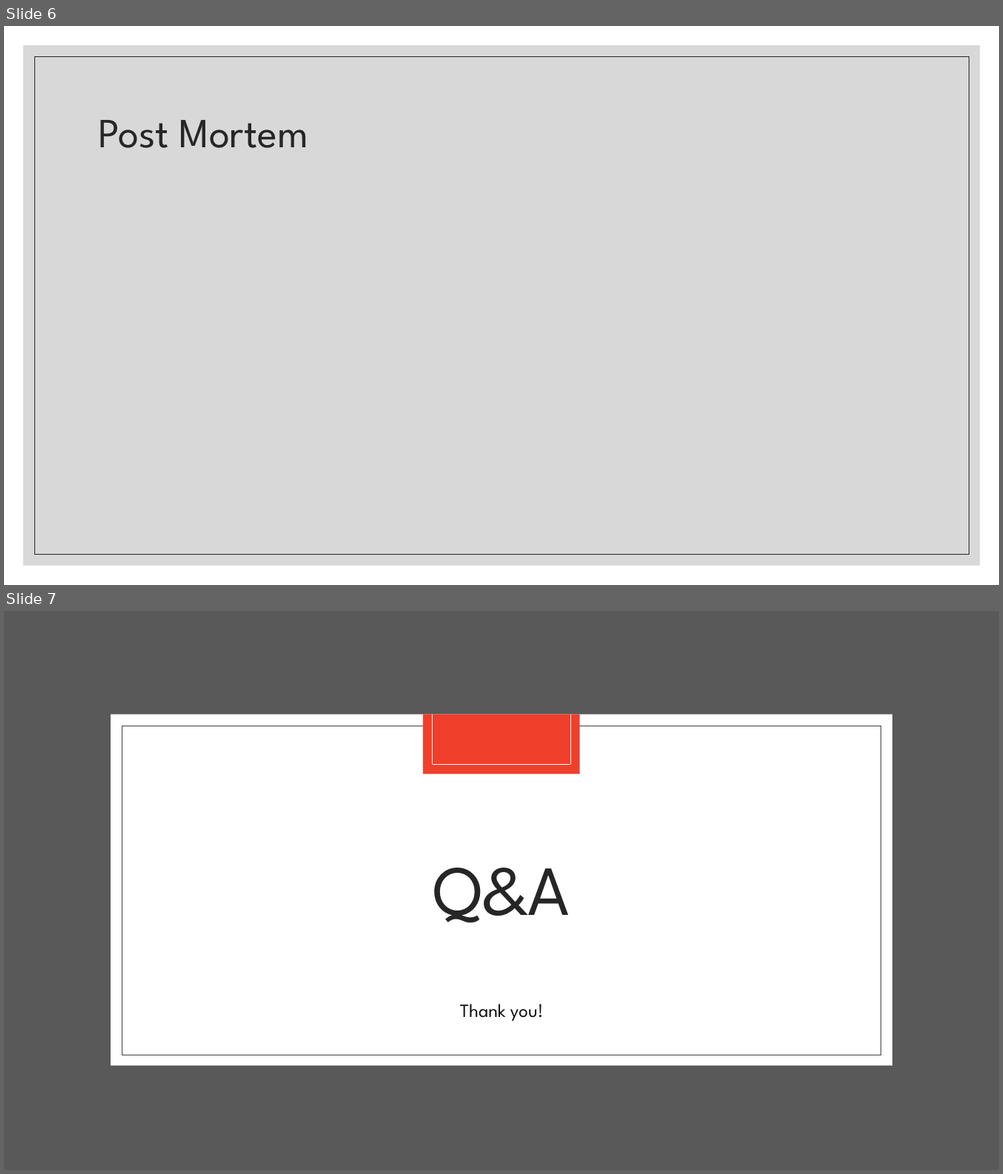
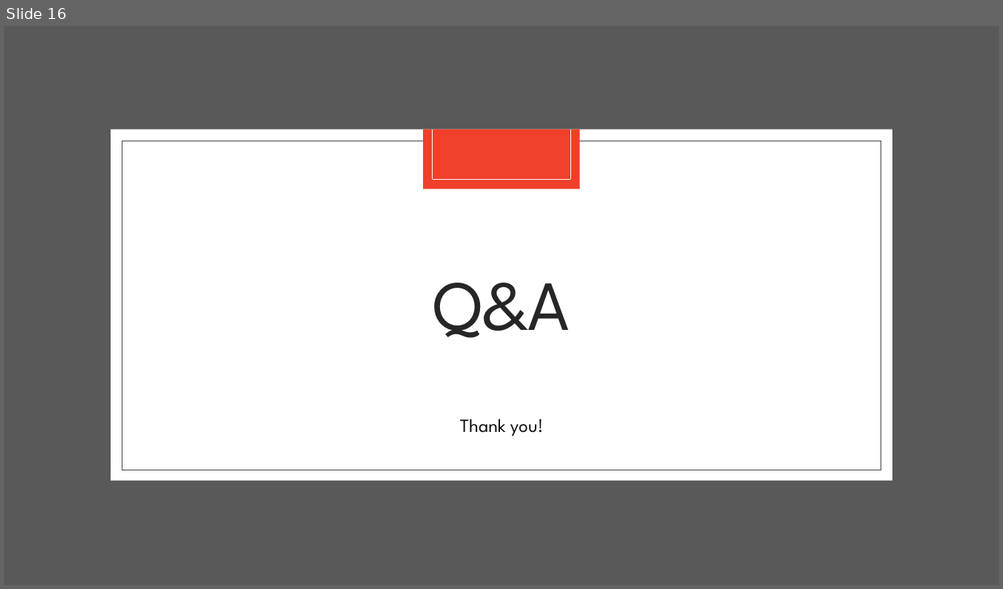
Before and after one commit to yanthedeveloper/Project1, a slide deck: Project 1 Div 101 Updated Slides.pptx. Shown one above the other, each under a label of ours: slides 6 and 7 before the commit, slide 16 after it. The pictures are 1003x1174 and 1003x589 pixels, drawn with LibreOffice and Linux fonts; fonts in the diff are those of the drawing. Boxes give left, top, right and bottom in pixels: in the first picture for what was removed or moved away, otherwise in the second. Text is boxed around its words. In the diff, an @@ line names an element or a change of style, - is before the commit and + after.

```diff
--- a/Project 1 Div 101 Updated Slides.pptx
+++ b/Project 1 Div 101 Updated Slides.pptx
@@ slide 6 removed at (4, 26, 999, 585), background #FFFFFF @@
@@ rectangle removed at (23, 45, 980, 566) @@
@@ rectangle removed at (34, 56, 969, 555) @@
@@ title removed at (99, 120, 308, 148) @@
-Post Mortem
@@ what was slide 7 is now slide 16 @@
```
Also in this commit, not shown: 2 slides changed, 16 slides added, 2 other slides removed, 1 other file.
